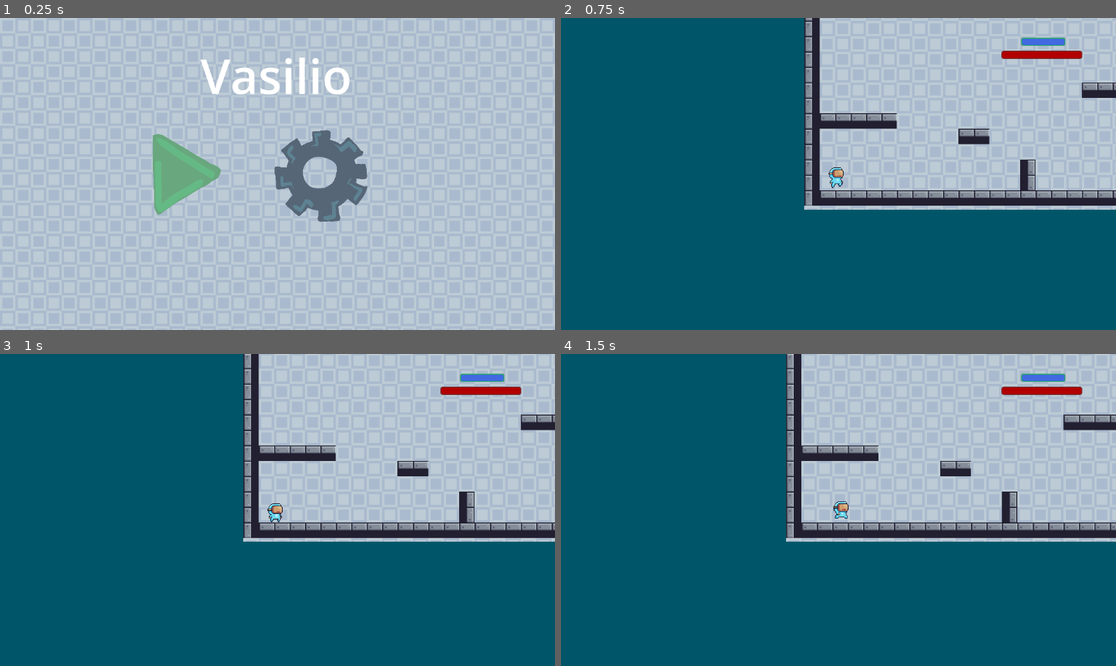
Above: before the commit, frames 1-4 (two rows, left to right).
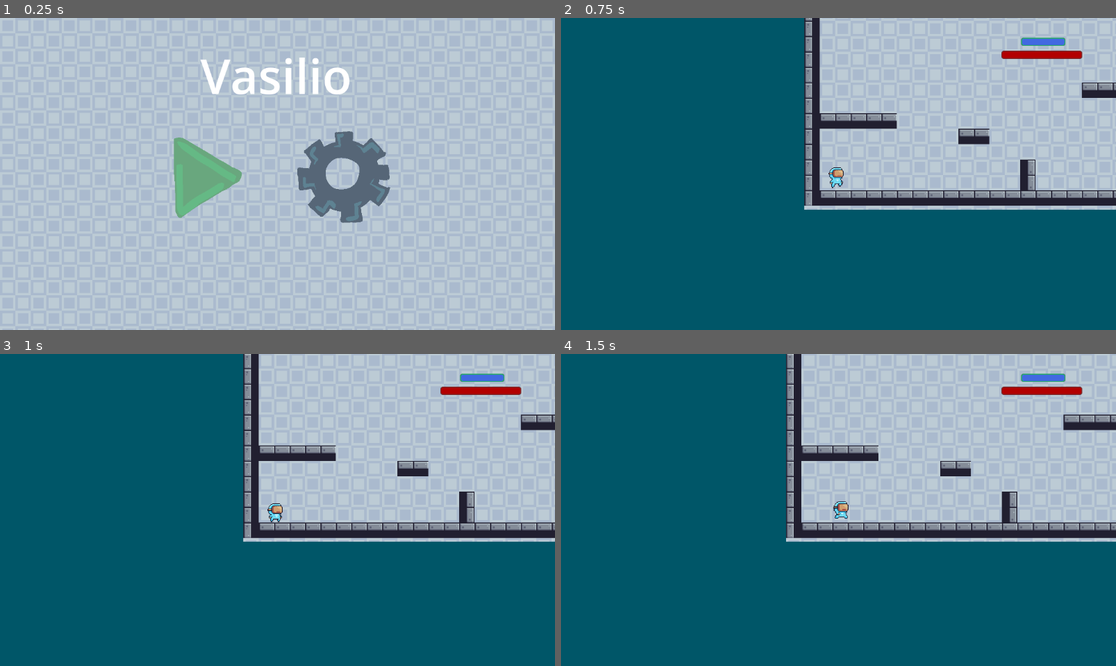
Above: after the commit, the same moments.

Repository: junaid-mahmood/Vasilio2D
Game: Godot game, scene res://title.tscn
Two runs of this game, one before a commit and one after it. Both use one fixed random seed, a clock stepped at 60 frames per second and the inputs below. This scene is started directly instead of the project's main scene.
Inputs (mouse positions are in pixels of both pictures, inside the frame that each line leads up to; where the layout moved, square brackets give the same spot in the first picture):
- Up to frame 1 (0.25 s): no input
- Up to frame 2 (0.75 s): click (766, 177) [749, 174] at 0.5 s
- Up to frame 3 (1 s): no input
- Up to frame 4 (1.5 s): hold Right (ui_right) from 1.28 s (still down)

The runs differ from the first frame. In frame 1, 5.1% of the frame differs, in the area x 27-71%, y 35-66%; in frame 2, nothing differs; in frame 3, nothing differs; in frame 4, nothing differs.

Commit message:
tweak button postions

Diff:
--- a/game/title.tscn
+++ b/game/title.tscn
@@ -36,10 +36,10 @@
 
 [node name="settingsButton" type="Button" parent="Label"]
 layout_mode = 0
-offset_left = 150.0
-offset_top = 176.0
-offset_right = 353.0
-offset_bottom = 379.0
+offset_left = 197.0
+offset_top = 178.0
+offset_right = 400.0
+offset_bottom = 381.0
 icon = ExtResource("3_j7sif")
 flat = true
 expand_icon = true
@@ -51,10 +51,10 @@
 anchor_top = 0.5
 anchor_right = 0.5
 anchor_bottom = 0.5
-offset_left = -296.0
-offset_top = 96.5
-offset_right = -75.0
-offset_bottom = 317.5
+offset_left = -252.0
+offset_top = 103.5
+offset_right = -31.0
+offset_bottom = 324.5
 grow_horizontal = 2
 grow_vertical = 2
 icon = ExtResource("2_i3cmf")
